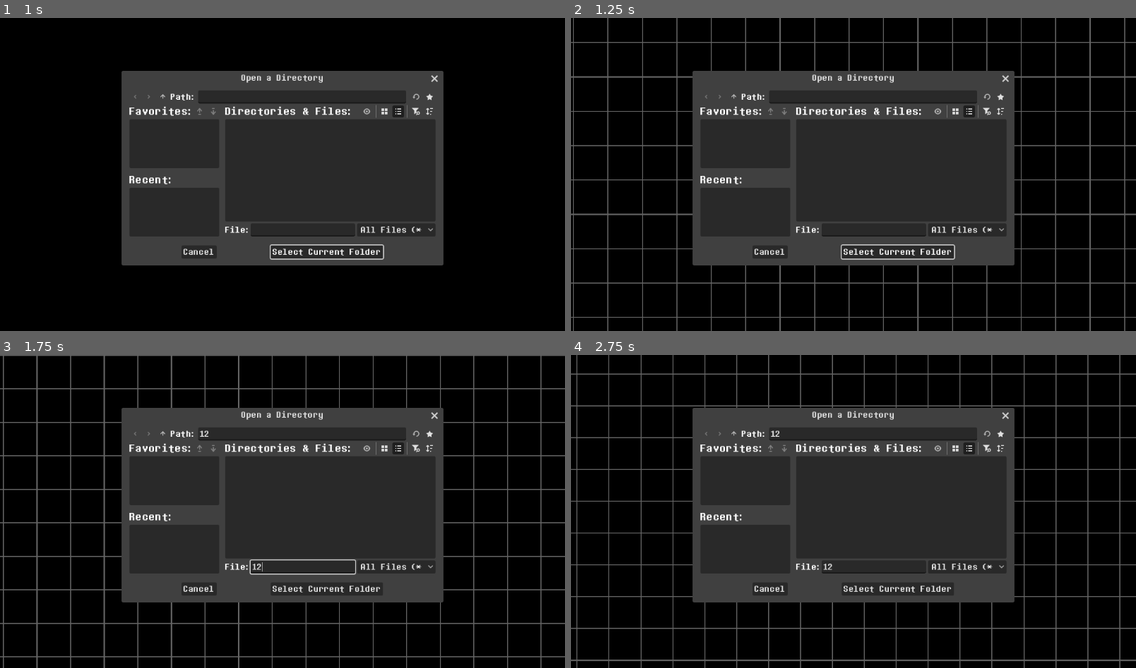
Above: before the commit, frames 1-4 (two rows, left to right).
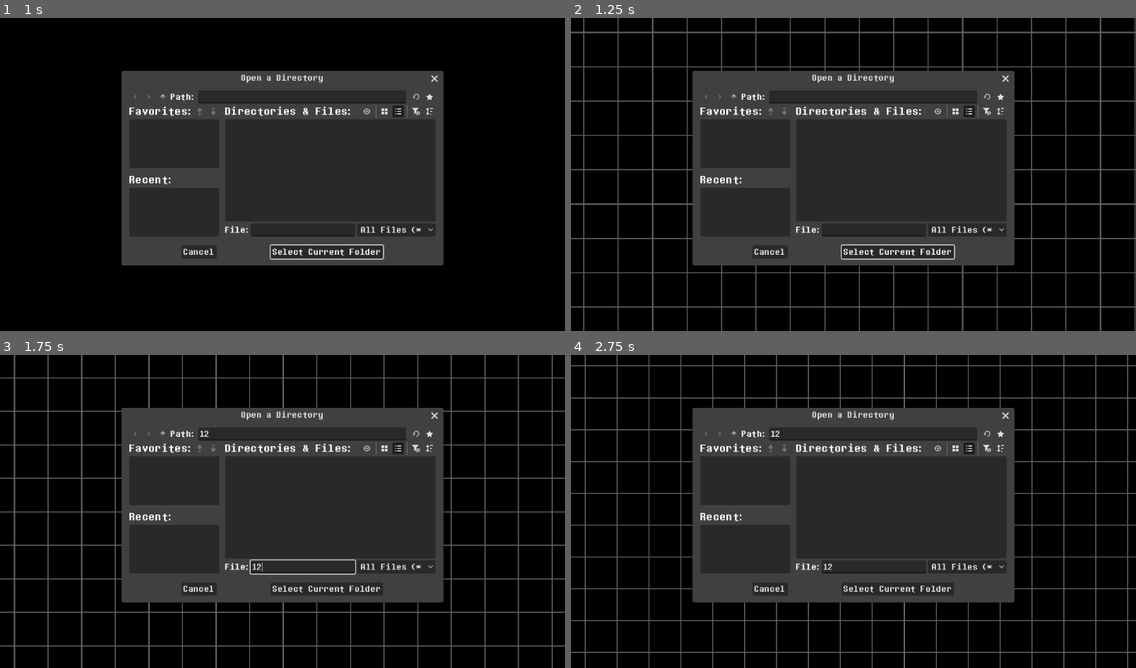
Above: after the commit, the same moments.

Repository: LunarTides/nutdealer
Game: Godot game, scene res://scenes/ui/main_menu.tscn
The game is run twice, just before and just after one commit, with the same random seed, the same clock (stepped at 60 frames per second) and the same inputs. The engine's default icon, where the game draws it, is replaced by a stand-in: a white triangle on a blue panel in a dark square.
Inputs (mouse positions are in pixels of both pictures, inside the frame that each line leads up to):
- Up to frame 1 (1 s): click "Play" at 0.5 s
- Up to frame 2 (1.25 s): no input
- Up to frame 3 (1.75 s): click (299, 433) at 1.27 s; type "12" at 1.35 s; click (305, 567) at 1.5 s; type "12" at 1.58 s
- Up to frame 4 (2.75 s): click "Play" at 2 s

Frame 1 is identical in both runs. In frame 2, 9.4% of the frame differs, in the area x 0-100%, y 0-100%; in frame 3, 10%; in frame 4, 10%.

Commit message:
Add `room_index` to tile

Diff:
--- a/scenes/tile.gd
+++ b/scenes/tile.gd
@@ -44,6 +44,11 @@
 var coords: Vector2i:
 	get:
 		return Global.position_to_coords(global_position)
+	set(value):
+		global_position = Global.coords_to_position(value)
+var room_index: int:
+	get:
+		return Room.position_to_room_index(global_position)
 var logic_script: GDScript:
 	set(value):
 		logic_script = value
--- a/scenes/tiles.gd
+++ b/scenes/tiles.gd
@@ -34,10 +34,10 @@
 
 func call_inside_room(room_index: int, callback: Callable) -> void:
 	for tile: Tile in get_children():
-		if Room.coords_to_room_index(tile.coords) == room_index:
+		if tile.room_index == room_index:
 			callback.call(tile)
 
 func call_outside_room(room_index: int, callback: Callable) -> void:
 	for tile: Tile in get_children():
-		if Room.coords_to_room_index(tile.coords) != room_index:
+		if tile.room_index != room_index:
 			callback.call(tile)
--- a/scenes/ui/main_menu.tscn
+++ b/scenes/ui/main_menu.tscn
@@ -485,13 +485,14 @@
 modulate = Color(0.38851848, 0.38851848, 0.38851845, 1)
 z_index = -10
 layout_mode = 0
-offset_left = -194.07031
-offset_top = -61.929344
-offset_right = 1213.9297
-offset_bottom = 834.0707
+offset_left = -43.44579
+offset_top = -212.55405
+offset_right = 1364.5542
+offset_bottom = 683.4459
 mouse_filter = 2
 texture = ExtResource("2_fe2o3")
 stretch_mode = 1
+metadata/_edit_lock_ = true
 
 [node name="Camera2D" type="Camera2D" parent="." unique_id=879311090]
 limit_left = 0
